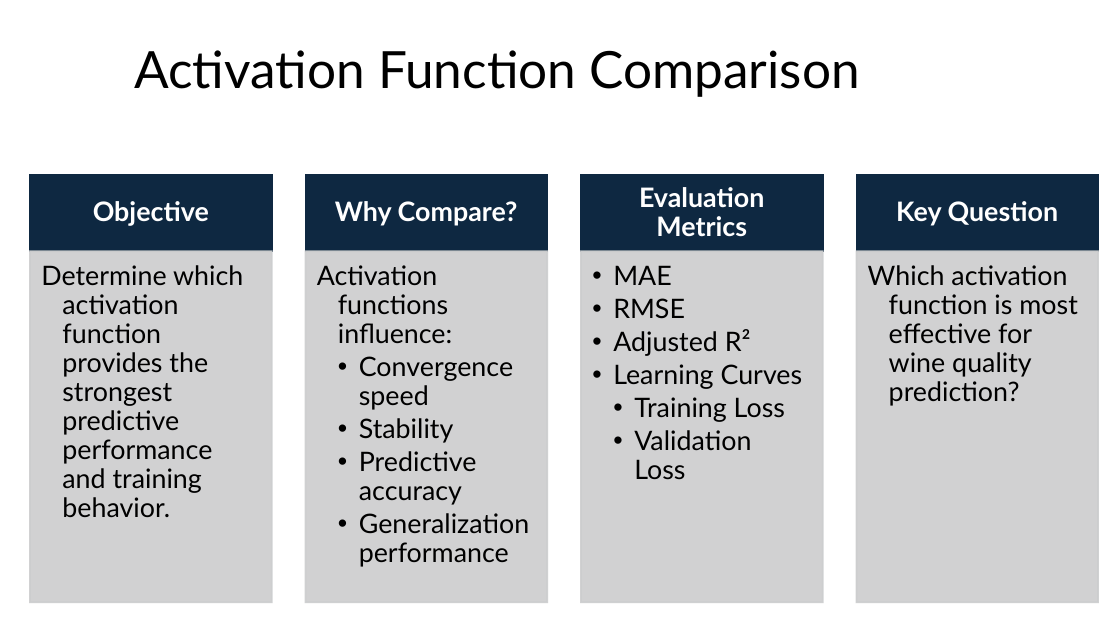
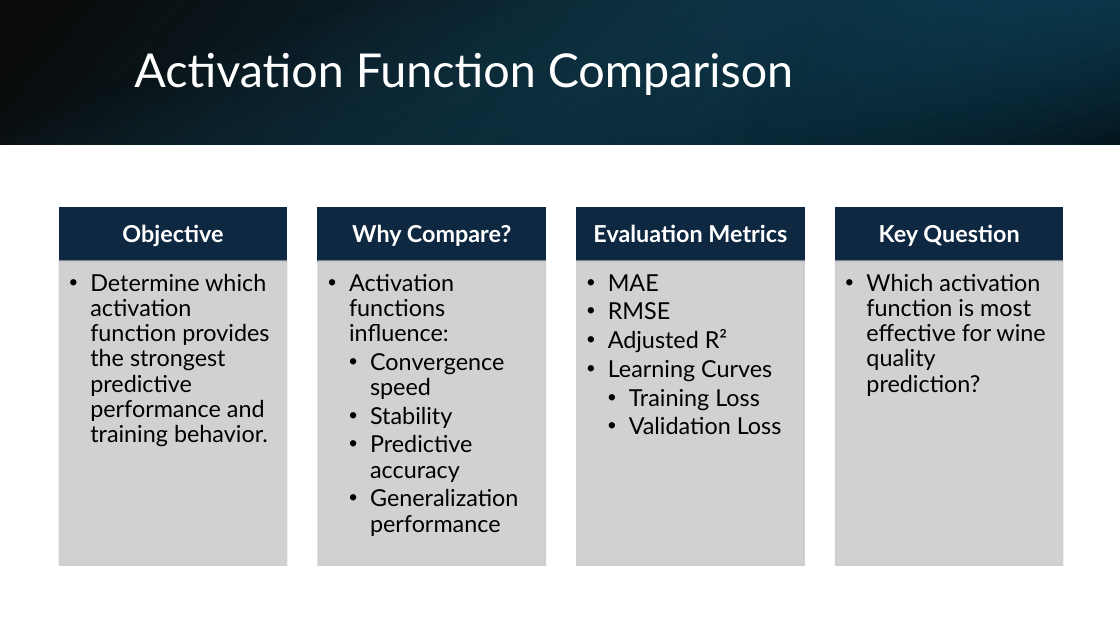
Before and after one commit to niecestroa/pro-ibm-ml-course-projects, a slide deck: slide 15 of neural-network-optimization/report/Deep Learning for Wine Quality Prediction.pptx (slide 16 before the commit). Drawn at 1120x630 pixels with LibreOffice and Linux fonts; fonts in the diff are those of the drawing. Boxes give left, top, right and bottom in pixels: in the first picture for what was removed or moved away, otherwise in the second. Text is boxed around its words. In the diff, an @@ line names an element or a change of style, - is before the commit and + after.

```diff
--- a/neural-network-optimization/report/Deep Learning for Wine Quality Prediction.pptx
+++ b/neural-network-optimization/report/Deep Learning for Wine Quality Prediction.pptx
@@ rectangle added at <box>0,0,1120,145</box>, fill gradient #000000 to #104862 @@
@@ rectangle added at <box>0,0,1120,145</box>, fill gradient #156082 to #000000 @@
@@ rectangle added at <box>747,0,1120,145</box>, fill gradient #0B3041 to #156082 @@
@@ title "Activation Function Comparison" at <box>134,53,793,95</box>: size 44 to 40 pt, text colour #000000 to #FFFFFF @@
@@ text "Objective": place and size @@
-text "Objective" at <box>93,201,209,226</box>
+text "Objective" at <box>122,224,223,247</box>
@@ rectangle: place and size @@
-rectangle at <box>30,175,272,251</box>
+rectangle at <box>60,208,287,261</box>
@@ text "Why Compare?": place and size @@
-text "Why Compare?" at <box>335,201,518,226</box>
+text "Why Compare?" at <box>352,224,511,246</box>
@@ rectangle: place and size @@
-rectangle at <box>306,175,548,251</box>
+rectangle at <box>318,208,545,261</box>
@@ text "Evaluation Metrics": place and size @@
-text "Evaluation Metrics" at <box>639,187,764,237</box>
+text "Evaluation Metrics" at <box>593,224,787,242</box>
@@ rectangle: place and size @@
-rectangle at <box>581,175,823,251</box>
+rectangle at <box>577,208,804,261</box>
@@ size 23 to 20 pt; less space between paragraphs in 4 elements at <box>352,224,511,246</box>, <box>593,224,787,242</box>, <box>122,224,223,247</box>, <box>879,224,1019,246</box> @@
@@ text "Key Question": place and size @@
-text "Key Question" at <box>896,201,1059,226</box>
+text "Key Question" at <box>879,224,1019,246</box>
@@ rectangle: place and size @@
-rectangle at <box>857,175,1099,251</box>
+rectangle at <box>836,208,1063,261</box>
@@ text "Determine which activation function provides ...": place and size @@
-text "Determine which activation function provides ..." at <box>41,265,243,517</box>
+text "Determine which activation function provides ..." at <box>90,274,269,447</box>
@@ rectangle: place and size @@
-rectangle at <box>30,251,272,602</box>
+rectangle at <box>60,261,287,565</box>
@@ text "Activation functions influence:": place and size @@
-text "Activation functions influence:" at <box>317,265,529,567</box>
+text "Activation functions influence:" at <box>349,274,518,536</box>
@@ rectangle: place and size @@
-rectangle at <box>306,251,548,602</box>
+rectangle at <box>318,261,545,565</box>
@@ text "MAE": place and size @@
-text "MAE" at <box>613,265,803,480</box>
+text "MAE" at <box>608,274,782,434</box>
@@ text "MAE" at <box>608,274,782,434</box>: size 23 to 20 pt @@
@@ rectangle: place and size @@
-rectangle at <box>581,251,823,602</box>
+rectangle at <box>577,261,804,565</box>
@@ size 23 to 20 pt; bullet none to • in 3 elements at <box>349,274,518,536</box>, <box>90,274,269,447</box>, <box>866,274,1045,396</box> @@
@@ text "Which activation function is most ...": place and size @@
-text "Which activation function is most ..." at <box>868,265,1078,406</box>
+text "Which activation function is most ..." at <box>866,274,1045,396</box>
@@ rectangle: place and size @@
-rectangle at <box>857,251,1099,602</box>
+rectangle at <box>836,261,1063,565</box>
```
Also in this commit, not shown: 19 other slides changed, 5 slides added, 6 slides removed, 6 other files.
